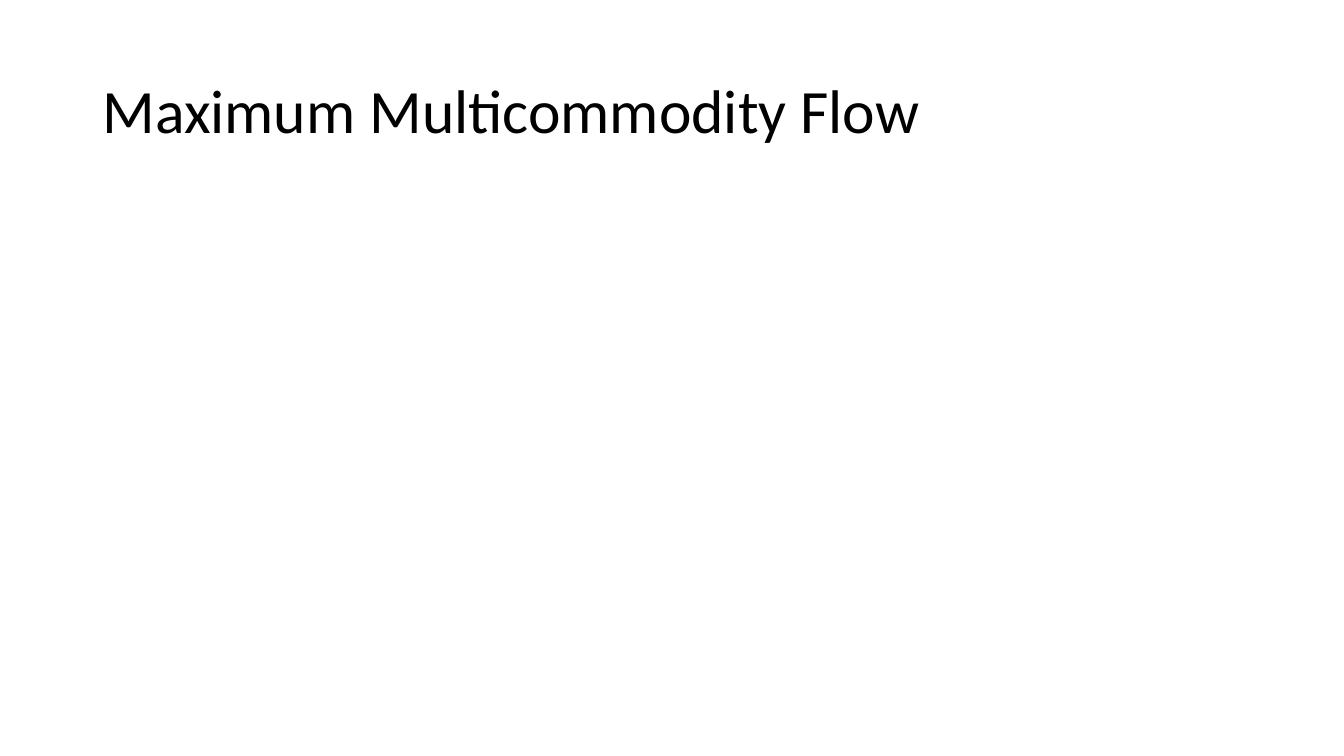
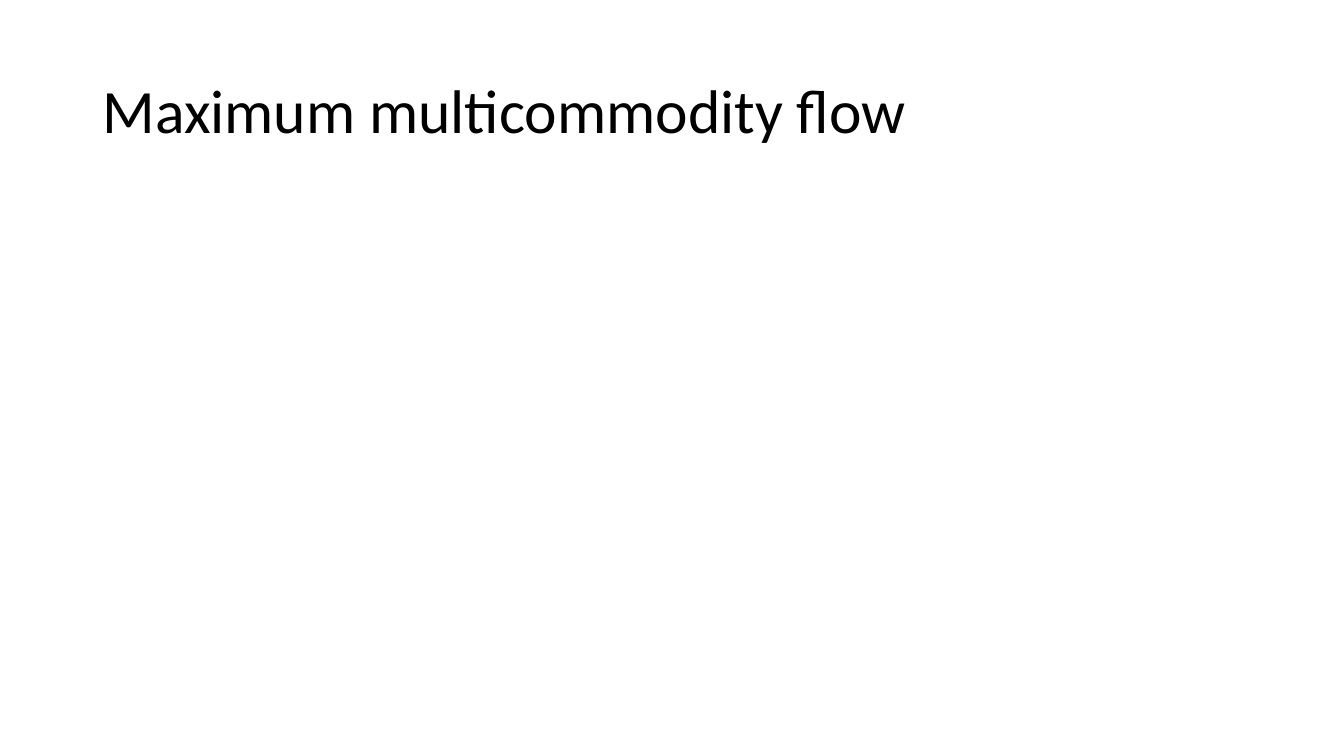
Before and after one commit to Speedphil544/Vortrag, a slide deck: slide 3 of MMCFP.pptx (slide 2 before the commit). Drawn at 1344x756 pixels with LibreOffice and Linux fonts; fonts in the diff are those of the drawing; grey boxes stand for pictures. Boxes give left, top, right and bottom in pixels: in the first picture for what was removed or moved away, otherwise in the second. Text is boxed around its words. In the diff, an @@ line names an element or a change of style, - is before the commit and + after.

```diff
--- a/MMCFP.pptx
+++ b/MMCFP.pptx
@@ title at (102, 90, 906, 143): text changed @@
-Maximum Multicommodity Flow
+Maximum multicommodity flow
```
Also in this commit, not shown: 7 other slides changed, 11 slides added.
